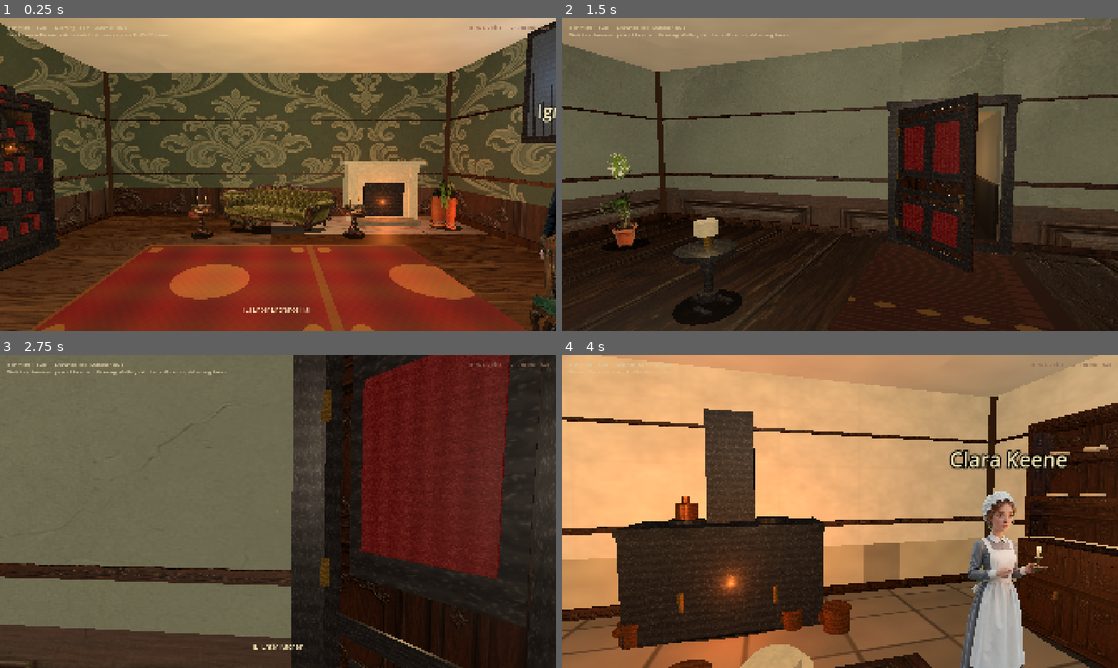
Above: before the commit, frames 1-4 (two rows, left to right).
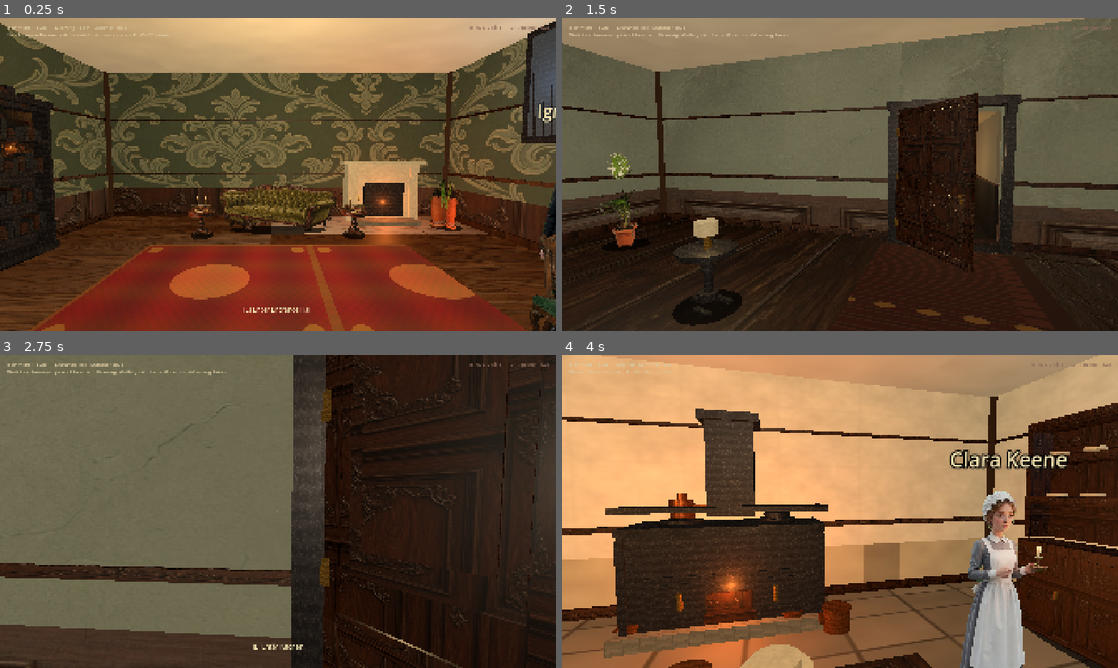
Above: after the commit, the same moments.

Repository: drakewing-eng/aetheric-engine
Game: Godot game, scene res://scenes/fps_main.tscn
Two runs of this game, one before a commit and one after it. Both use one fixed random seed, a clock stepped at 60 frames per second and the inputs below.
Inputs (mouse positions are in pixels of both pictures, inside the frame that each line leads up to):
- Up to frame 1 (0.25 s): no input
- Up to frame 2 (1.5 s): tap Enter at 0.5 s; move the mouse to (867, 174) at 0.52 s; hold E (interact) 0.53-1.28 s; hold W (move_forward) from 0.53 s (still down); click (867, 174) at 0.67 s; move the mouse to (812, 174) at 1.27 s; tap E (interact) at 1.35 s
- Up to frame 3 (2.75 s): keep holding W (move_forward); tap E (interact) at 2 s; move the mouse to (289, 505) at 2.02 s; hold E (interact) from 2.03 s (still down)
- Up to frame 4 (4 s): keep holding W (move_forward); move the mouse to (834, 517) at 2.77 s; release E (interact) at 2.78 s; tap E (interact) at 2.85 s; click (834, 517) at 2.92 s; move the mouse to (878, 514) at 3.52 s; hold E (interact) from 3.53 s (still down)

The runs differ from the first frame. In frame 1, 0.7% of the frame differs, in the area x 0-8%, y 21-72%; in frame 2, 2.2%; in frame 3, 17%, in the area x 58-100%, y 0-100%; in frame 4, 5.0%.

Commit message:
visual loop 2: camera yaw fix, wood doors, kitchen range, conservatory density, workshop spawn

Diff:
--- a/aetheric-engine-godot/scripts/fps_props.gd
+++ b/aetheric-engine-godot/scripts/fps_props.gd
@@ -429,28 +429,46 @@
 	## Cast-iron Victorian kitchen range — large signature read from doorway.
 	var root := Node3D.new()
 	root.name = "KitchenRange"
+	# Plinth / hearth base (stone)
+	_add_box(root, Vector3(0, 0.08, 0.05), Vector3(2.35, 0.16, 1.0), STONE, true, 0.7)
 	# Main iron body (wider/taller for doorway silhouette)
-	_add_box(root, Vector3(0, 0.6, 0), Vector3(2.15, 1.2, 0.85), IRON, true, 0.55)
-	# Oven doors
-	_add_box(root, Vector3(-0.5, 0.45, 0.4), Vector3(0.65, 0.5, 0.06), IRON.lightened(0.08), false, 0.5)
-	_add_box(root, Vector3(0.5, 0.45, 0.4), Vector3(0.65, 0.5, 0.06), IRON.lightened(0.08), false, 0.5)
-	_add_cylinder(root, Vector3(-0.5, 0.45, 0.46), 0.028, 0.2, BRASS, false, 0.3, true)
-	_add_cylinder(root, Vector3(0.5, 0.45, 0.46), 0.028, 0.2, BRASS, false, 0.3, true)
-	# Hotplate top
-	_add_box(root, Vector3(0, 1.22, 0), Vector3(2.2, 0.09, 0.88), IRON.darkened(0.1), true, 0.4)
-	_add_cylinder(root, Vector3(-0.5, 1.3, 0.05), 0.2, 0.05, IRON.lightened(0.05), false, 0.35)
-	_add_cylinder(root, Vector3(0.5, 1.3, 0.05), 0.2, 0.05, IRON.lightened(0.05), false, 0.35)
-	# Chimney flue
-	_add_box(root, Vector3(0, 1.95, -0.15), Vector3(0.55, 1.35, 0.45), IRON, true, 0.5)
+	_add_box(root, Vector3(0, 0.65, 0), Vector3(2.15, 1.1, 0.85), IRON, true, 0.55)
+	# Side panels with rivet strip suggestion
+	_add_box(root, Vector3(-1.05, 0.65, 0.1), Vector3(0.08, 1.0, 0.7), IRON.darkened(0.08), false, 0.5)
+	_add_box(root, Vector3(1.05, 0.65, 0.1), Vector3(0.08, 1.0, 0.7), IRON.darkened(0.08), false, 0.5)
+	# Oven doors (fielded) + brass handles
+	_add_box(root, Vector3(-0.5, 0.48, 0.42), Vector3(0.68, 0.52, 0.06), IRON.lightened(0.1), false, 0.5)
+	_add_box(root, Vector3(0.5, 0.48, 0.42), Vector3(0.68, 0.52, 0.06), IRON.lightened(0.1), false, 0.5)
+	_add_box(root, Vector3(-0.5, 0.48, 0.46), Vector3(0.5, 0.36, 0.02), IRON.darkened(0.05), false, 0.55)
+	_add_box(root, Vector3(0.5, 0.48, 0.46), Vector3(0.5, 0.36, 0.02), IRON.darkened(0.05), false, 0.55)
+	_add_cylinder(root, Vector3(-0.5, 0.48, 0.5), 0.03, 0.18, BRASS, false, 0.3, true)
+	_add_cylinder(root, Vector3(0.5, 0.48, 0.5), 0.03, 0.18, BRASS, false, 0.3, true)
+	# Firebox opening glow
+	_add_box(root, Vector3(0, 0.35, 0.44), Vector3(0.55, 0.35, 0.04), Color(0.55, 0.22, 0.06), false, 0.9)
+	# Hotplate top with rings
+	_add_box(root, Vector3(0, 1.22, 0), Vector3(2.2, 0.09, 0.88), IRON.darkened(0.12), true, 0.4)
+	_add_cylinder(root, Vector3(-0.55, 1.3, 0.05), 0.22, 0.04, IRON.lightened(0.08), false, 0.35)
+	_add_cylinder(root, Vector3(-0.55, 1.32, 0.05), 0.12, 0.03, IRON.darkened(0.05), false, 0.4)
+	_add_cylinder(root, Vector3(0.55, 1.3, 0.05), 0.22, 0.04, IRON.lightened(0.08), false, 0.35)
+	_add_cylinder(root, Vector3(0.55, 1.32, 0.05), 0.12, 0.03, IRON.darkened(0.05), false, 0.4)
+	# Mantel shelf
+	_add_box(root, Vector3(0, 1.45, 0.15), Vector3(2.3, 0.06, 0.55), IRON.lightened(0.05), false, 0.45)
+	# Chimney flue + crown
+	_add_box(root, Vector3(0, 1.95, -0.12), Vector3(0.55, 1.2, 0.45), IRON, true, 0.5)
+	_add_box(root, Vector3(0, 2.55, -0.12), Vector3(0.7, 0.1, 0.55), IRON.darkened(0.05), false, 0.5)
 	var fire := OmniLight3D.new()
 	fire.light_color = Color(1.0, 0.5, 0.18)
-	fire.light_energy = 1.35
+	fire.light_energy = 1.45
 	fire.omni_range = 5.5
-	fire.position = Vector3(0, 0.6, 0.5)
+	fire.position = Vector3(0, 0.55, 0.55)
 	root.add_child(fire)
-	_add_cylinder(root, Vector3(-0.5, 1.42, 0.05), 0.12, 0.18, COPPER, false, 0.35, true)
-	_add_cylinder(root, Vector3(-0.5, 1.55, 0.05), 0.045, 0.1, COPPER, false, 0.35, true)
-	_add_contact_shadow(root, 1.15, 0.5)
+	# Copper kettle on hotplate
+	_add_cylinder(root, Vector3(-0.55, 1.45, 0.05), 0.13, 0.22, COPPER, false, 0.35, true)
+	_add_cylinder(root, Vector3(-0.55, 1.58, 0.05), 0.05, 0.1, COPPER, false, 0.35, true)
+	_add_box(root, Vector3(-0.35, 1.48, 0.05), Vector3(0.18, 0.03, 0.03), COPPER, false, 0.35)
+	# Iron skillet
+	_add_cylinder(root, Vector3(0.55, 1.36, 0.05), 0.16, 0.05, IRON.darkened(0.1), false, 0.4)
+	_add_contact_shadow(root, 1.2, 0.55)
 	return root
 
 static func _make_dresser(_prop: Dictionary) -> Node3D:
@@ -881,20 +899,20 @@
 	leaf.position = Vector3(-w * 0.5 + 0.05, 0.06, 0.04)
 	leaf.rotation_degrees.y = -48.0  # wide ajar so portal hallway is visible beyond
 	root.add_child(leaf)
-	# Polished mid-mahogany slab (lighter so panels read)
-	var door_wood := Color(0.38, 0.2, 0.1)
-	var door_frame_col := Color(0.28, 0.14, 0.07)
-	var panel_field := Color(0.32, 0.16, 0.08)
-	_add_box(leaf, Vector3(leaf_w * 0.5, leaf_h * 0.5, 0), Vector3(leaf_w, leaf_h, 0.048), door_wood, false, 0.4)
+	# Polished mid-mahogany slab — colors biased so auto-mat picks WOOD not red velvet
+	var door_wood := Color(0.42, 0.28, 0.16)
+	var door_frame_col := Color(0.34, 0.22, 0.12)
+	var panel_field := Color(0.36, 0.24, 0.14)
+	_add_box(leaf, Vector3(leaf_w * 0.5, leaf_h * 0.5, 0), Vector3(leaf_w, leaf_h, 0.048), door_wood, false, 0.42)
 	# Stiles & rails (classic 4-panel)
 	var stile := 0.11
 	var mid_rail_y := leaf_h * 0.4
-	_add_box(leaf, Vector3(stile * 0.5, leaf_h * 0.5, 0.028), Vector3(stile, leaf_h, 0.025), door_frame_col, false, 0.38)
-	_add_box(leaf, Vector3(leaf_w - stile * 0.5, leaf_h * 0.5, 0.028), Vector3(stile, leaf_h, 0.025), door_frame_col, false, 0.38)
-	_add_box(leaf, Vector3(leaf_w * 0.5, leaf_h - stile * 0.5, 0.028), Vector3(leaf_w, stile, 0.025), door_frame_col, false, 0.38)
-	_add_box(leaf, Vector3(leaf_w * 0.5, stile * 0.5, 0.028), Vector3(leaf_w, stile, 0.025), door_frame_col, false, 0.38)
-	_add_box(leaf, Vector3(leaf_w * 0.5, mid_rail_y, 0.028), Vector3(leaf_w - stile * 1.8, stile * 0.9, 0.025), door_frame_col, false, 0.38)
-	_add_box(leaf, Vector3(leaf_w * 0.5, leaf_h * 0.5, 0.028), Vector3(stile * 0.8, leaf_h - stile * 2.0, 0.022), door_frame_col, false, 0.38)
+	_add_box(leaf, Vector3(stile * 0.5, leaf_h * 0.5, 0.028), Vector3(stile, leaf_h, 0.025), door_frame_col, false, 0.4)
+	_add_box(leaf, Vector3(leaf_w - stile * 0.5, leaf_h * 0.5, 0.028), Vector3(stile, leaf_h, 0.025), door_frame_col, false, 0.4)
+	_add_box(leaf, Vector3(leaf_w * 0.5, leaf_h - stile * 0.5, 0.028), Vector3(leaf_w, stile, 0.025), door_frame_col, false, 0.4)
+	_add_box(leaf, Vector3(leaf_w * 0.5, stile * 0.5, 0.028), Vector3(leaf_w, stile, 0.025), door_frame_col, false, 0.4)
+	_add_box(leaf, Vector3(leaf_w * 0.5, mid_rail_y, 0.028), Vector3(leaf_w - stile * 1.8, stile * 0.9, 0.025), door_frame_col, false, 0.4)
+	_add_box(leaf, Vector3(leaf_w * 0.5, leaf_h * 0.5, 0.028), Vector3(stile * 0.8, leaf_h - stile * 2.0, 0.022), door_frame_col, false, 0.4)
 	# Four fielded panels — raised lip + recessed field (readable silhouette)
 	var pw := (leaf_w - stile * 2.4) * 0.44
 	var ph_lo := mid_rail_y - stile * 1.5
@@ -903,12 +921,12 @@
 		var sx: float = float(side)
 		var lx: float = leaf_w * 0.5 + sx * (pw * 0.55 + stile * 0.2)
 		# lower panels
-		_add_box(leaf, Vector3(lx, mid_rail_y * 0.52, 0.02), Vector3(pw, ph_lo * 0.78, 0.018), panel_field, false, 0.48)
-		_add_box(leaf, Vector3(lx, mid_rail_y * 0.52, 0.035), Vector3(pw * 0.78, ph_lo * 0.58, 0.012), door_wood.lightened(0.08), false, 0.45)
+		_add_box(leaf, Vector3(lx, mid_rail_y * 0.52, 0.02), Vector3(pw, ph_lo * 0.78, 0.018), panel_field, false, 0.5)
+		_add_box(leaf, Vector3(lx, mid_rail_y * 0.52, 0.035), Vector3(pw * 0.78, ph_lo * 0.58, 0.012), door_wood.lightened(0.1), false, 0.48)
 		# upper panels
 		var uy: float = mid_rail_y + (leaf_h - mid_rail_y) * 0.52
-		_add_box(leaf, Vector3(lx, uy, 0.02), Vector3(pw, ph_hi * 0.78, 0.018), panel_field, false, 0.48)
-		_add_box(leaf, Vector3(lx, uy, 0.035), Vector3(pw * 0.78, ph_hi * 0.58, 0.012), door_wood.lightened(0.08), false, 0.45)
+		_add_box(leaf, Vector3(lx, uy, 0.02), Vector3(pw, ph_hi * 0.78, 0.018), panel_field, false, 0.5)
+		_add_box(leaf, Vector3(lx, uy, 0.035), Vector3(pw * 0.78, ph_hi * 0.58, 0.012), door_wood.lightened(0.1), false, 0.48)
 	# Brass mortice-lock furniture
 	var knob_x := leaf_w - 0.15
 	var knob_y := mid_rail_y + 0.08
@@ -1096,15 +1114,23 @@
 		tex_path = TEX_IRON
 		metallic = 0.65
 		mat.roughness = minf(roughness, 0.55)
-	# Red velvet
-	elif color.r > 0.4 and color.r > color.g + 0.15 and color.r > color.b + 0.15:
+	# Mahogany / wood browns / oak FIRST — dark red-browns are wood, not velvet.
+	# (Old order mis-tagged door panels as red damask.)
+	elif color.r > 0.12 and color.r >= color.g * 0.85 and color.r > color.b and color.g < 0.48 and color.g > 0.08:
+		tex_path = TEX_WOOD
+	# Red velvet (true fabric reds — high r, low g relative, not brown wood)
+	elif color.r > 0.45 and color.g < 0.22 and color.b < 0.22 and color.r > color.g + 0.25:
 		tex_path = TEX_VELVET_RED
-	# Green velvet / leaf
-	elif color.g > color.r + 0.02 and color.g > color.b * 0.85 and color.g > 0.15:
+	# Green velvet (muted furniture fabric only — NOT bright plant leaf greens)
+	elif (
+		color.g > color.r + 0.02
+		and color.g > color.b * 0.85
+		and color.g > 0.15
+		and color.g < 0.38
+		and absf(color.r - color.b) < 0.12
+	):
 		if color.g < 0.28:
 			tex_path = TEX_VELVET_GREEN_DEEP
-		elif color.g > 0.35:
-			tex_path = TEX_VELVET_GREEN
 		else:
 			tex_path = TEX_VELVET_GREEN
 	# Linen / cream fabric
@@ -1116,9 +1142,6 @@
 	# Stone / mid grey-brown
 	elif color.r > 0.45 and color.g > 0.42 and color.b > 0.36 and absf(color.r - color.g) < 0.1:
 		tex_path = TEX_STONE
-	# Mahogany / wood browns / oak
-	elif color.r > 0.12 and color.r >= color.g * 0.9 and color.r > color.b and color.g < 0.45:
-		tex_path = TEX_WOOD
 
 	var tex := _load_tex(tex_path)
 	if tex:
--- a/aetheric-engine-godot/scripts/fps_rooms.gd
+++ b/aetheric-engine-godot/scripts/fps_rooms.gd
@@ -383,8 +383,8 @@
 		"title": "Workshop",
 		"subtitle": "Rooke's domain · copper · gauges · E talk · door to Hall",
 		"size": [10.0, 9.0, 3.6],
-		"spawn": [3.0, 0.0, 0.0],
-		"spawn_yaw": -90.0,
+		"spawn": [0.0, 0.0, 1.5],
+		"spawn_yaw": 0.0,
 		"wall_style": "victorian",
 		"wallpaper": TEX + "wallpaper_workshop.jpg",
 		"wainscot": TEX + "wainscot_workshop.jpg",
@@ -482,20 +482,23 @@
 				"texture": "res://assets/props/plants/plant_palm.png", "width": 1.1, "height": 1.85},
 			{"kind": "plant", "pos": [-2.8, 0.0, -2.5], "scale": 1.5, "tall": true,
 				"texture": "res://assets/props/plants/plant_palm.png", "width": 1.2, "height": 2.0},
-			{"kind": "plant", "pos": [3.2, 0.0, 0.5], "scale": 1.1,
-				"texture": "res://assets/props/plants/plant_fern.png", "width": 0.95, "height": 1.4},
-			{"kind": "plant", "pos": [-3.0, 0.0, 1.2], "scale": 1.0,
-				"texture": "res://assets/props/plants/plant_fern.png", "width": 0.9, "height": 1.35},
+			# Mesh canopy plants (no cutout artifacts) mixed with painted cards
+			{"kind": "plant", "pos": [3.2, 0.0, 0.5], "scale": 1.15, "tall": true},
+			{"kind": "plant", "pos": [-3.0, 0.0, 1.2], "scale": 1.05},
 			{"kind": "plant", "pos": [0.5, 0.0, -2.8], "scale": 1.25, "tall": true,
 				"texture": "res://assets/props/plants/plant_palm.png", "width": 1.0, "height": 1.7},
-			{"kind": "plant", "pos": [-1.0, 0.0, -1.5], "scale": 0.85,
-				"texture": "res://assets/props/plants/plant_fern.png", "width": 0.75, "height": 1.15},
+			{"kind": "plant", "pos": [-1.0, 0.0, -1.5], "scale": 0.9},
 			{"kind": "plant", "pos": [1.2, 0.0, 2.0], "scale": 0.95,
 				"texture": "res://assets/props/plants/plant_fern.png", "width": 0.8, "height": 1.2},
+			{"kind": "plant", "pos": [-2.0, 0.0, 2.2], "scale": 0.8},
+			{"kind": "plant", "pos": [3.0, 0.0, -1.2], "scale": 0.75},
+			{"kind": "plant", "pos": [-3.3, 0.0, -0.8], "scale": 1.0, "tall": true},
 			{"kind": "side_table", "pos": [1.8, 0.0, 1.0], "yaw": -25.0},
 			{"kind": "chair", "pos": [1.2, 0.0, 1.5], "yaw": 150.0, "fabric": Color(0.35, 0.4, 0.32)},
 			{"kind": "stool", "pos": [-1.5, 0.0, 0.8], "yaw": 20.0},
 			{"kind": "copper_pot", "pos": [2.0, 0.0, -0.5], "scale": 0.7},
+			{"kind": "copper_pot", "pos": [-1.8, 0.0, 0.3], "scale": 0.55},
+			{"kind": "hall_table", "pos": [0.0, 0.0, 0.2], "yaw": 0.0},
 		],
 		"doors": [
 			{
--- a/aetheric-engine-godot/scripts/screenshot_tour.gd
+++ b/aetheric-engine-godot/scripts/screenshot_tour.gd
@@ -126,34 +126,42 @@
 	var spawn: Array = room.get("spawn", [0, 0, 0])
 	var spawn_yaw: float = float(room.get("spawn_yaw", 0.0))
 
-	# View 1: spawn eye-level looking spawn_yaw
+	# View 1: spawn eye-level looking spawn_yaw (nudge inward if spawn is near a wall)
+	var sx := float(spawn[0])
+	var sz := float(spawn[2])
+	var half_w := w * 0.5
+	var half_d := d * 0.5
+	# Keep camera at least ~1.6m inside walls so we never clip into door leaves
+	sx = clampf(sx, -half_w + 1.6, half_w - 1.6)
+	sz = clampf(sz, -half_d + 1.6, half_d - 1.6)
 	await _capture(
 		room_id + "_spawn",
-		Vector3(float(spawn[0]), 1.65, float(spawn[2])),
+		Vector3(sx, 1.65, sz),
 		spawn_yaw,
 		0.0
 	)
 
-	# View 2: from south looking north (room overview)
+	# View 2: from south looking north (Godot yaw 0 = look −Z)
+	# Stand well inside the south wall so ajar doors don't fill the frame.
 	await _capture(
 		room_id + "_from_south",
-		Vector3(0.0, 1.7, d * 0.35),
+		Vector3(0.0, 1.7, half_d - 1.85),
+		0.0,
+		-5.0
+	)
+
+	# View 3: from north looking south (yaw 180 = look +Z)
+	await _capture(
+		room_id + "_from_north",
+		Vector3(0.0, 1.7, -half_d + 1.85),
 		180.0,
 		-5.0
 	)
 
-	# View 3: from north looking south
-	await _capture(
-		room_id + "_from_north",
-		Vector3(0.0, 1.7, -d * 0.35),
-		0.0,
-		-5.0
-	)
-
 	# View 4: elevated corner overview
 	await _capture(
 		room_id + "_corner",
-		Vector3(-w * 0.32, 2.1, d * 0.32),
+		Vector3(-w * 0.28, 2.1, d * 0.28),
 		-35.0,
 		-12.0
 	)
